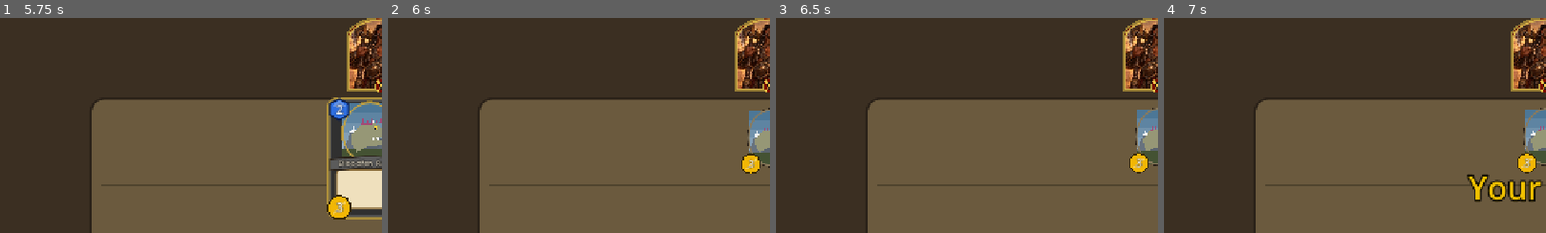
Above: before the commit, frames 1-4 (left to right).
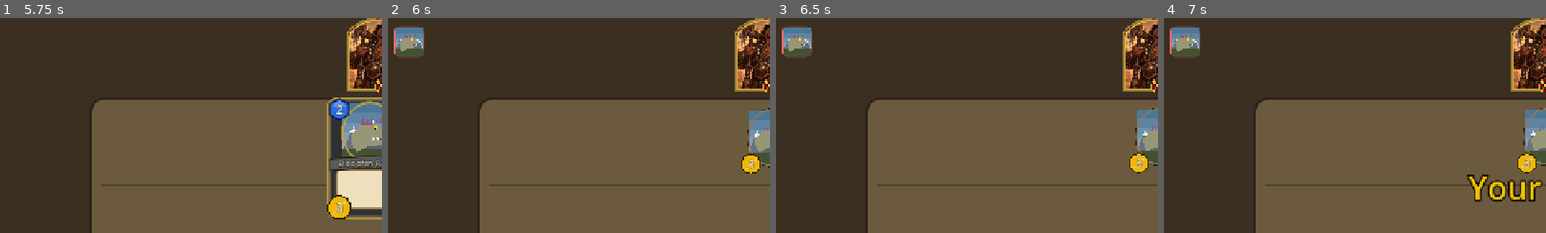
Above: after the commit, the same moments.

Repository: pycz2/classichs
Game: Godot game, scene res://ui/main.tscn
Two runs of this game, one before a commit and one after it. Both use one fixed random seed, a clock stepped at 60 frames per second and the inputs below.
Inputs (mouse positions are % of the whole screen's width and height, from its top left):
- Up to frame 1 (5.75 s): click "Training" at 0.5 s; click "Play" at 1.25 s; click "Confirm" at 2 s; click "End Turn" at 2.75 s; click "End Turn" at 3.5 s; click "End Turn" at 4.25 s; drag from (50, 50) to (60, 28) at 5.02 s
- Up to frame 2 (6 s): tap Enter at 5.75 s; drag from (30, 55) to (45, 70) at 5.77 s
- Up to frame 3 (6.5 s): no input
- Up to frame 4 (7 s): click (98, 3) at 6.5 s
The pictures show only the part of the screen within x 0-50%, y 6-56%; the shares and areas given below are measured in that part.

Frame 1 is identical in both runs. In frame 2, 1.1% of the frame differs, in the area x 1-10%, y 3-19%; in frame 3, 1.1%; in frame 4, 1.1%.

Commit message:
History bar on the left like the original: tiles with the pictures of played cards, attacks and hero powers, newest on top; hover shows the card, a click opens the text history
Co-Authored-By: Claude Opus 5.5 <noreply@anthropic.com>

Diff:
--- a/tests/test_table_ui.gd
+++ b/tests/test_table_ui.gd
@@ -121,3 +121,13 @@
 	_drag(v, fb.id, _center(v, v.g.hero(1).id))
 	eq(v.g.hero(1).health(), 24, "Fireball dropped on the enemy hero")
 	v.free()
+
+
+func test_history_strip_shows_played_cards_newest_first() -> void:
+	var v := _view({"hero": "HERO_08", "hand": ["VAN_CS2_120", "VAN_CS2_182"]}, [false, false])
+	for e in v.g.players[0].hand.duplicate():
+		v.controller.submit({"type": "play", "player": 0, "entity": e.id, "target": -1, "pos": 0, "choice": -1})
+	var strip := v.find_child("HistoryStrip", true, false) as HistoryStrip
+	eq(strip.card_at(5), "VAN_CS2_182", "newest on top")
+	eq(strip.card_at(HistoryStrip.TILE + 10), "VAN_CS2_120", "then the earlier one")
+	v.free()
--- /dev/null
+++ b/ui/history_strip.gd
@@ -0,0 +1,70 @@
+class_name HistoryStrip
+extends Control
+## The history bar on the left, like the original: a tile with the picture of
+## every card played, attack or hero power, newest on top; blue edge for your
+## moves, red for the opponent's. Hovering a tile shows the card; a click opens
+## the full text history.
+
+signal open_history
+signal show_card(card_id: String, on: bool)
+
+const TILE := 46.0
+const MAX := 11
+
+var _items: Array = []  # [card_id, mine]
+
+
+func _ready() -> void:
+	name = "HistoryStrip"
+	position = Vector2(8, 60)
+	size = Vector2(TILE + 8, (TILE + 6) * MAX)
+	mouse_filter = Control.MOUSE_FILTER_STOP
+
+
+## Rebuilds the tiles from the game history, seen by viewer.
+func update_from(g: GameState, viewer: int) -> void:
+	var items := []
+	for entry in g.history:
+		var a: Dictionary = entry.action
+		var id: int = {"play": a.get("entity", -1), "attack": a.get("attacker", -1), "hero_power": a.get("entity", -1)}.get(a.get("type", ""), -1)
+		if a.get("type") == "hero_power" and id < 0:
+			id = g.players[int(a.get("player", 0))].hero_power.id
+		var e := g.ent(id)
+		if e:
+			var secret: bool = a.get("type") == "play" and e.card().get("mechanics", []).has("SECRET") and int(a.get("player", -1)) != viewer and e.zone == "SECRET"
+			items.append(["" if secret else e.card_id, int(a.get("player", -1)) == viewer])
+	items.reverse()
+	items = items.slice(0, MAX)
+	if items != _items:
+		_items = items
+		queue_redraw()
+
+
+func card_at(y: float) -> String:
+	var i := int(y / (TILE + 6))
+	return _items[i][0] if i >= 0 and i < _items.size() else ""
+
+
+func _gui_input(ev: InputEvent) -> void:
+	if ev is InputEventMouseMotion:
+		var c := card_at(ev.position.y)
+		show_card.emit(c, c != "")
+	elif ev is InputEventMouseButton and ev.pressed and ev.button_index == MOUSE_BUTTON_LEFT:
+		open_history.emit()
+		accept_event()
+
+
+func _notification(what: int) -> void:
+	if what == NOTIFICATION_MOUSE_EXIT:
+		show_card.emit("", false)
+
+
+func _draw() -> void:
+	for i in _items.size():
+		var r := Rect2(Vector2(4, i * (TILE + 6)), Vector2(TILE, TILE))
+		var edge := Color("4dabf7") if _items[i][1] else Color("ff6b6b")
+		draw_style_box(Palette.box(Color("1b140f"), 8, edge, 3), r.grow(2))
+		if _items[i][0] == "":
+			draw_style_box(Palette.box(Color("7048e8"), 6), r)
+		else:
+			Art.paint_in(self, r, _items[i][0], "rect")
--- a/ui/match_view.gd
+++ b/ui/match_view.gd
@@ -63,6 +63,7 @@
 var _press := {}
 var _dragging := false
 var _arrow := TargetArrow.new()
+var _strip := HistoryStrip.new()
 ## Online: what the opponent points at.
 var _opp_arrow := TargetArrow.new()
 var _opp_hover := -1
@@ -143,6 +144,9 @@
 		add_child(pile)
 	_build_menu()
 	_build_emote_wheel()
+	add_child(_strip)
+	_strip.open_history.connect(func(): _history.visible = not _history.visible)
+	_strip.show_card.connect(_strip_card)
 	add_child(_arrow)
 	_opp_arrow.tint = Color("e03131")
 	add_child(_opp_arrow)
@@ -722,6 +726,7 @@
 		concede.text = tr("Menu") if g.game_over else tr("Concede")
 	_apply_glows()
 	_history.update_from(g, me)
+	_strip.update_from(g, me)
 	_reset_timer()
 	if _tracker.visible:
 		_tracker.update_from(g, me)
@@ -1058,6 +1063,18 @@
 	_centered_button(box, tr("Keep playing"), "KeepPlaying", _close_overlay)
 
 
+## Hovering a history tile shows that card big.
+func _strip_card(card_id: String, on: bool) -> void:
+	if _tooltip:
+		_tooltip.queue_free()
+		_tooltip = null
+	if on and card_id != "":
+		_tooltip = CardView.make(card_id, 1.6)
+		_tooltip.mouse_filter = Control.MOUSE_FILTER_IGNORE
+		_tooltip.position = Vector2(70, 160)
+		add_child(_tooltip)
+
+
 func _on_hover(v: EntityView, on: bool) -> void:
 	if _tooltip:
 		_tooltip.queue_free()
Not shown, added: ui/history_strip.gd.uid
Not shown, changed: docs/superpowers/plans/2026-10-11-visual.md
